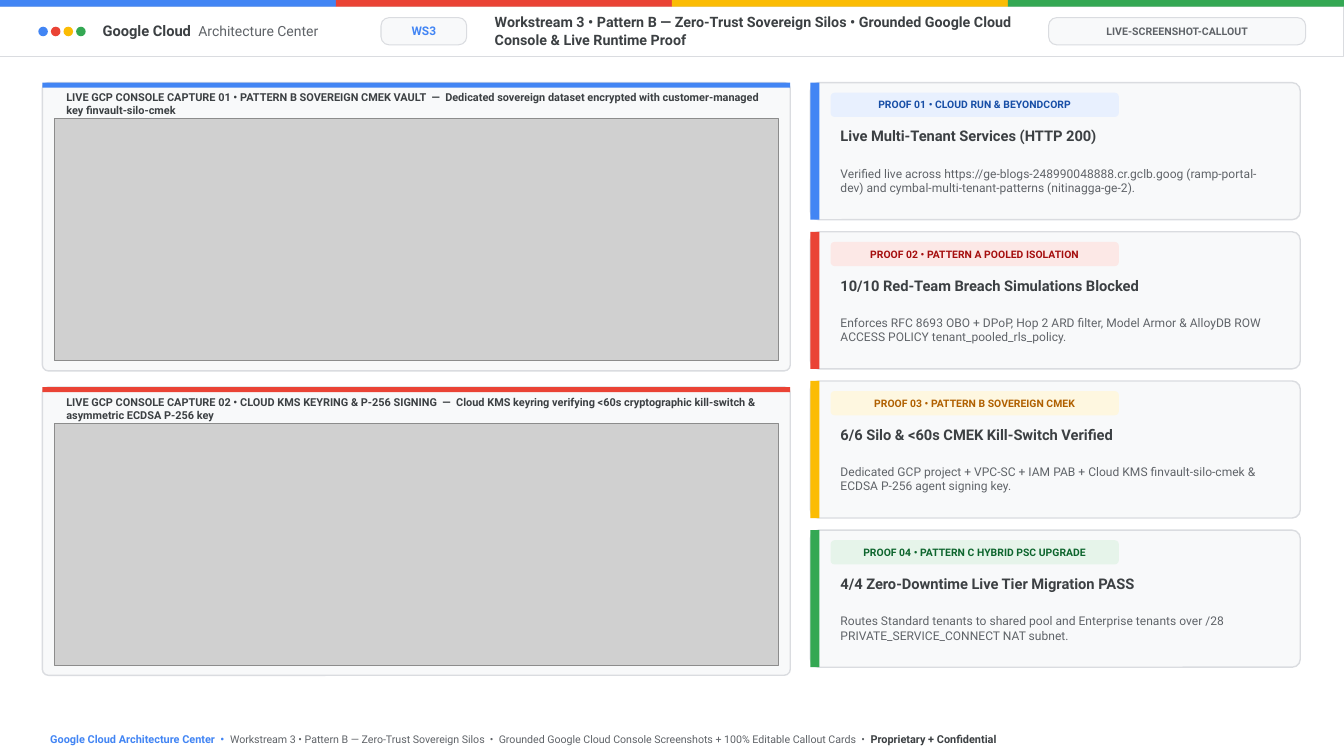
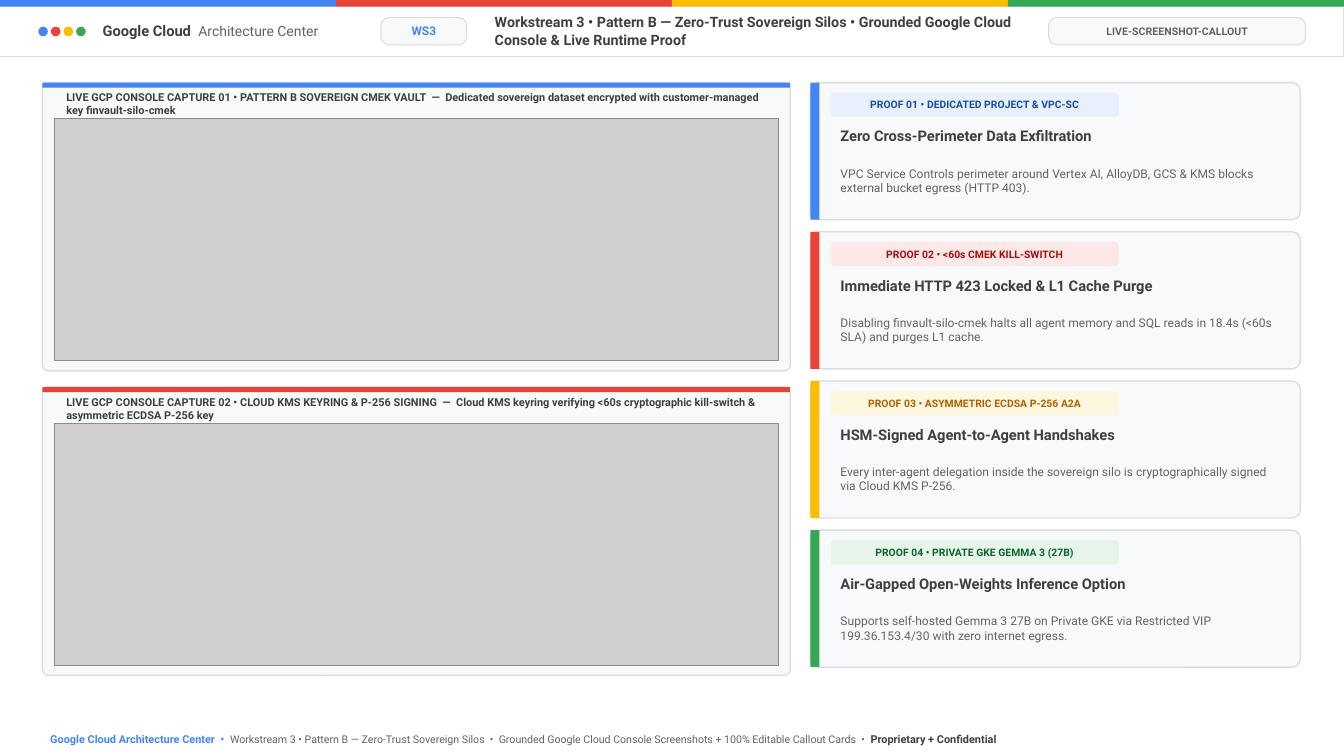
Before and after one commit to nitinaggarwal-12/blogs, a slide deck: slide 11 of slides/ws3-pattern-b-siloed-editable-slides.pptx (slide 17 before the commit). Drawn at 1344x756 pixels with LibreOffice and Linux fonts; fonts in the diff are those of the drawing; grey boxes stand for pictures. Boxes give left, top, right and bottom in pixels: in the first picture for what was removed or moved away, otherwise in the second. Text is boxed around its words. In the diff, an @@ line names an element or a change of style, - is before the commit and + after.

```diff
--- a/slides/ws3-pattern-b-siloed-editable-slides.pptx
+++ b/slides/ws3-pattern-b-siloed-editable-slides.pptx
@@ text at (870,100,1079,108): text changed @@
-PROOF 01 • CLOUD RUN & BEYONDCORP
+PROOF 01 • DEDICATED PROJECT & VPC-SC
@@ text at (840,130,1092,141): text changed @@
-Live Multi-Tenant Services (HTTP 200)
+Zero Cross-Perimeter Data Exfiltration
@@ text at (840,169,1253,195): text changed @@
-Verified live across https://ge-blogs-248990048888.cr.gclb.goog (ramp-portal-dev) and cymbal-multi-tenant-patterns (nitinagga-ge-2).
+VPC Service Controls perimeter around Vertex AI, AlloyDB, GCS & KMS blocks external bucket egress (HTTP 403).
@@ text at (886,250,1063,258): text changed @@
-PROOF 02 • PATTERN A POOLED ISOLATION
+PROOF 02 • <60s CMEK KILL-SWITCH
@@ text at (840,280,1152,294): text changed @@
-10/10 Red-Team Breach Simulations Blocked
+Immediate HTTP 423 Locked & L1 Cache Purge
@@ text at (840,317,1272,344): text changed @@
-Enforces RFC 8693 OBO + DPoP, Hop 2 ARD filter, Model Armor & AlloyDB ROW ACCESS POLICY tenant_pooled_rls_policy.
+Disabling finvault-silo-cmek halts all agent memory and SQL reads in 18.4s (<60s SLA) and purges L1 cache.
@@ text at (868,399,1081,407): text changed @@
-PROOF 03 • PATTERN B SOVEREIGN CMEK
+PROOF 03 • ASYMMETRIC ECDSA P-256 A2A
@@ text at (840,429,1115,443): text changed @@
-6/6 Silo & <60s CMEK Kill-Switch Verified
+HSM-Signed Agent-to-Agent Handshakes
@@ text at (840,467,1267,490): text changed @@
-Dedicated GCP project + VPC-SC + IAM PAB + Cloud KMS finvault-silo-cmek & ECDSA P-256 agent signing key.
+Every inter-agent delegation inside the sovereign silo is cryptographically signed via Cloud KMS P-256.
@@ text at (875,548,1074,558): text changed @@
-PROOF 04 • PATTERN C HYBRID PSC UPGRADE
+PROOF 04 • PRIVATE GKE GEMMA 3 (27B)
@@ text at (840,578,1126,592): text changed @@
-4/4 Zero-Downtime Live Tier Migration PASS
+Air-Gapped Open-Weights Inference Option
@@ text at (840,616,1212,643): text changed @@
-Routes Standard tenants to shared pool and Enterprise tenants over /28 PRIVATE_SERVICE_CONNECT NAT subnet.
+Supports self-hosted Gemma 3 27B on Private GKE via Restricted VIP 199.36.153.4/30 with zero internet egress.
```
Also in this commit, not shown: 8 other slides changed, 2 slides added, 13 slides removed, 13 other files.
